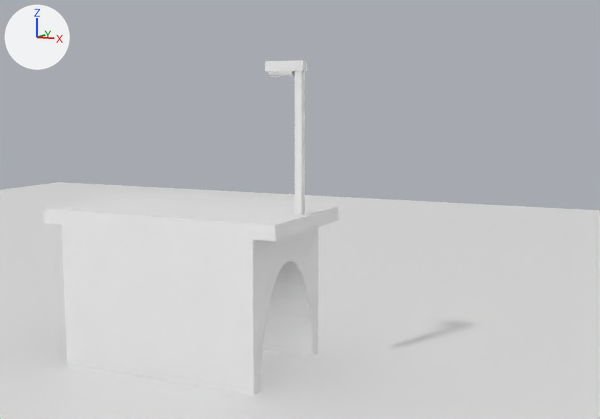
What one commit did to the Blender file BridgeMockup.blend.
One viewpoint serves both versions: a camera (50 mm lens) standing at (12.7, -19.9, 7.4) and looking at (-4.1, 15.8, 2.3). Arrows for +X, +Y and +Z are at upper left; the lights stay in place.

The scene before the commit, as lines of its bpy script (objects in view):
```python
me_cube = bpy.data.meshes.new('Cube')
me_cube.from_pydata(...)  # a box spanning x -1.0..1.0, y -1.0..1.0, z -1.0..1.0; a box spanning x -1.21..1.21, y -1.0..1.0, z 1.0..1.2
me_cube.materials.append(mat_material_001)  # white #e7e7e7
me_cube_001 = bpy.data.meshes.new('Cube.001')
me_cube_001.from_pydata(...)  # a box spanning x -0.1..0.1, y -0.1..0.1, z -2.0..2.0; a box spanning x -0.95..0.15, y -0.13..0.13, z 1.77..2.03; a 12-sided cylinder along x spanning x -0.86..-0.16, y -0.13..0.13, z 1.63..1.88
me_cube_001.materials.append(mat_material_002)  # white #e7e7e7
me_cylinder = bpy.data.meshes.new('Cylinder')
me_cylinder.from_pydata(...)  # a 32-sided cylinder along z spanning x -1.0..1.0, y -1.0..1.0, z -1.0..1.0
me_plane = bpy.data.meshes.new('Plane')
me_plane.from_pydata([(-1.0, -1.0, 0.0), (1.0, -1.0, 0.0), (-1.0, 1.0, 0.0), (1.0, 1.0, 0.0)], [], [(0, 1, 3, 2)])
ob_archway = bpy.data.objects.new('Archway', me_cube)
ob_archway.location = (0.0, 0.0, 2.0)
ob_archway.scale = (3.0, 2.0, 2.0)
_m = ob_archway.modifiers.new('Boolean', 'BOOLEAN')
_m.object = ob_cylinder
_m.solver = 'FLOAT'
ob_cylinder = bpy.data.objects.new('Cylinder', me_cylinder)
ob_cylinder.parent = ob_archway
ob_cylinder.matrix_parent_inverse = Matrix(((0.333, 0.0, 0.0, 0.0), (0.0, 0.5, 0.0, 0.0), (0.0, 0.0, 0.5, -1.0), (0.0, 0.0, 0.0, 1.0)))
ob_cylinder.location = (0.0, 0.0, 0.0)
ob_cylinder.rotation_euler = (0.0, 1.571, 0.0)  # degrees (0, 90, 0)
ob_cylinder.scale = (3.11, 1.61, 3.66)
ob_cylinder.hide_render = True
ob_ground = bpy.data.objects.new('Ground', me_plane)
ob_ground.location = (0.0, 0.0, 0.0)
ob_ground.scale = (40.0, 40.0, 40.0)
ob_lamp_post = bpy.data.objects.new('Lamp Post', me_cube_001)
ob_lamp_post.location = (3.34, 0.0, 6.4)
```
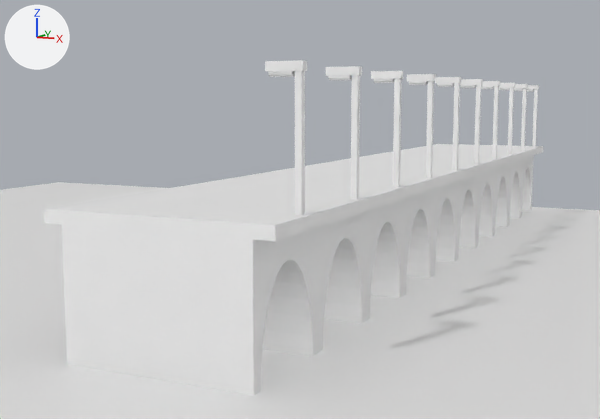
ob_cylinder is not drawn itself; it is used by a modifier of ob_archway.

Pixel boxes (x1, y1, x2, y2) of what changed, in the pictures (600 x 419 px; the box of a moved part takes in the faces that stretch with it):
'Archway', modifiers changed, rescaled, moved (69% wider, 25% taller): before (44, 195, 338, 396); after (44, 144, 543, 396)
'Lamp Post', modifiers changed (540% wider): before (265, 60, 307, 215); after (265, 60, 539, 215)
part 2 of me_cylinder, moved or reshaped: before (263, 261, 313, 357); after (262, 167, 531, 356)

Diff of the bpy script that builds the scene:
```diff
--- a/BridgeMockup.blend.py
+++ b/BridgeMockup.blend.py
@@ me_cube @@
 me_cube.from_pydata(...)  # 16 vertices, 12 faces; spans x -1.21..1.21, y -1.0..1.0, z -1.0..1.2
 # used by ob_archway; location = (0.0, 0.0, 2.0); scale = (3.0, 2.0, 2.0)
+# me_cube part 1: the whole mesh is scaled about the mesh origin by (3, 2, 2)
 me_cube.materials.append(mat_material_001)
@@ me_cylinder @@
 me_cylinder.from_pydata(...)  # 64 vertices, 34 faces; spans x -1.0..1.0, y -1.0..1.0, z -1.0..1.0
 # used by ob_cylinder; parent = ob_archway; location = (0.0, 0.0, 0.0); rotation_euler = (0.0, 1.571, 0.0), in degrees (0, 90, 0); scale = (3.11, 1.61, 3.66)
+# me_cylinder part 2: the whole mesh is scaled about its middle by (6.28, 3.25, 20.7)
@@ ob_archway @@
 ob_archway.location = (0.0, 0.0, 2.0)
-ob_archway.scale = (3.0, 2.0, 2.0)
-_m = ob_archway.modifiers.new('Boolean', 'BOOLEAN')
+_m = ob_archway.modifiers.new('Archway', 'BOOLEAN')
 _m.object = ob_cylinder
 _m.solver = 'FLOAT'
+_m = ob_archway.modifiers.new('Array', 'ARRAY')
+_m.count = 10
+_m.constant_offset_displace = (0.0, 4.0, 0.0)
+_m.relative_offset_displace = (0.0, 1.0, 0.0)
@@ ob_cylinder @@
 ob_cylinder.matrix_parent_inverse = Matrix(((0.333, 0.0, 0.0, 0.0), (0.0, 0.5, 0.0, 0.0), (0.0, 0.0, 0.5, -1.0), (0.0, 0.0, 0.0, 1.0)))
-ob_cylinder.location = (0.0, 0.0, 0.0)
+ob_cylinder.location = (0.0, 0.0, -1.98)
 ob_cylinder.rotation_euler = (0.0, 1.571, 0.0)  # degrees (0, 90, 0)
-ob_cylinder.scale = (3.11, 1.61, 3.66)
 ob_cylinder.hide_render = True
@@ ob_lamp_post @@
 ob_lamp_post.location = (3.34, 0.0, 6.4)
+_m = ob_lamp_post.modifiers.new('Array', 'ARRAY')
+_m.count = 10
+_m.use_constant_offset = True
+_m.constant_offset_displace = (0.0, 4.0, 0.0)
+_m.use_relative_offset = False
```
